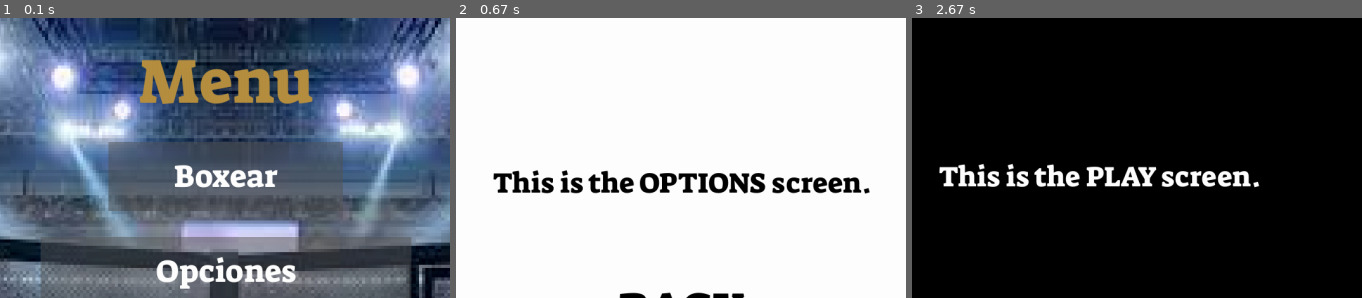
Above: before the commit, frames 1-3 (left to right).
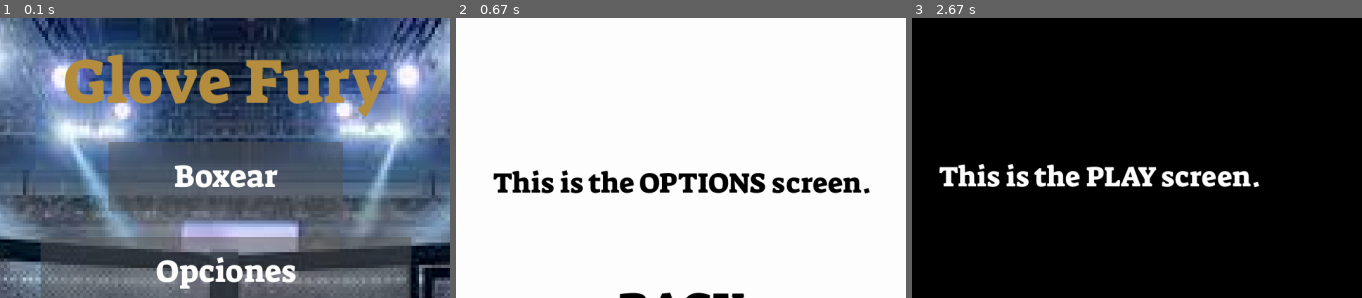
Above: after the commit, the same moments.

Repository: Tobve/Glove-Fury
Game: pygame game, started from Glove-Fury-Menu/main.py
The game is run twice, just before and just after one commit, with the same random seed, the same clock (stepped at 60 frames per second) and the same inputs.
Inputs (mouse positions are % of the whole screen's width and height, from its top left):
- Up to frame 1 (0.1 s): no input
- Up to frame 2 (0.67 s): click (50, 50) at 0.38 s
- Up to frame 3 (2.67 s): click (51, 57) at 0.72 s; click (19, 35) at 1.05 s; click "Boxear" at 2.38 s
The pictures show only the part of the screen within x 24-74%, y 0-50%; the shares and areas given below are measured in that part.

The runs differ from the first frame. In frame 1, 6.1% of the frame differs, in the area x 14-86%, y 12-36%; in frame 2, nothing differs; in frame 3, nothing differs.

Commit message:
Update main.py

Diff:
--- a/Glove-Fury-Menu/main.py
+++ b/Glove-Fury-Menu/main.py
@@ -4,7 +4,7 @@
 pygame.init()
 
 SCREEN = pygame.display.set_mode((1420, 885))
-pygame.display.set_caption("Menu")
+pygame.display.set_caption("Glove Fury")
 
 BG = pygame.image.load("assets/Background.png")
 pygame.mixer.music.load('sonido/1303905_Electronic-Nightmare.mp3')
@@ -70,7 +70,7 @@
 
         MENU_MOUSE_POS = pygame.mouse.get_pos()
 
-        MENU_TEXT = get_font(100).render("Menu", True, "#b68f40")
+        MENU_TEXT = get_font(100).render("Glove Fury", True, "#b68f40")
         MENU_RECT = MENU_TEXT.get_rect(center=(700, 100))
 
         PLAY_BUTTON = Button(image=pygame.image.load("assets/Play Rect.png"), pos=(700, 250),
